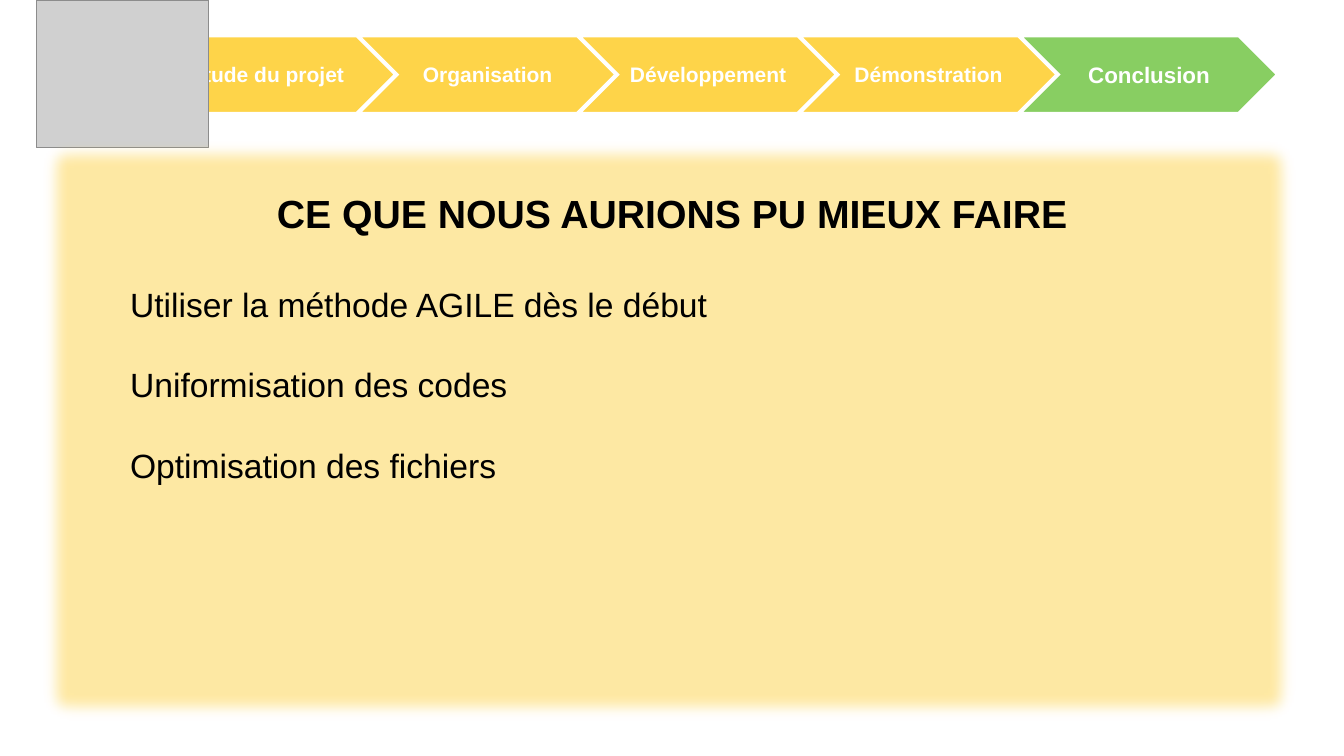
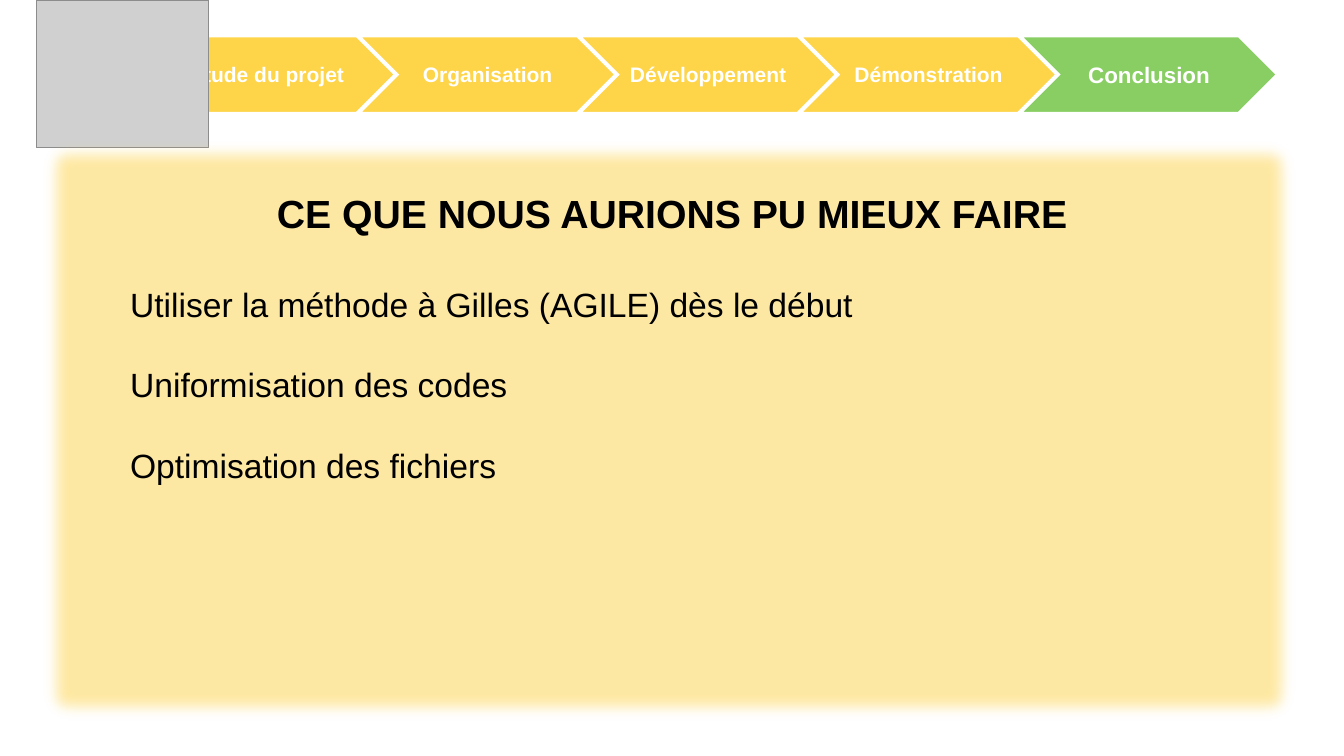
Before and after one commit to ChampemeDylan/UPOP, a slide deck: slide 26 of DIAPO.pptx. Drawn at 1344x756 pixels with LibreOffice and Linux fonts; fonts in the diff are those of the drawing; grey boxes stand for pictures; background and template pictures are left out. Boxes give left, top, right and bottom in pixels: in the first picture for what was removed or moved away, otherwise in the second. Text is boxed around its words. In the diff, an @@ line names an element or a change of style, - is before the commit and + after.

Commit message:
JC - à Gilles

```diff
--- a/DIAPO.pptx
+++ b/DIAPO.pptx
@@ text at [130, 292, 852, 324]: text changed @@
-Utiliser la méthode AGILE dès le début
+Utiliser la méthode à Gilles (AGILE) dès le début
```
